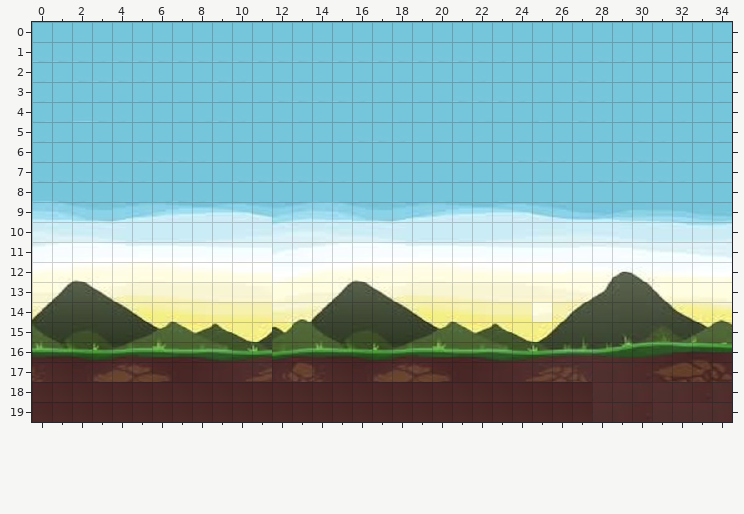
Two versions of a level (Tiled map, GunnyGame/Resources/mapGunny2.tmx). Above: the version before the commit.
Cells are 32x32 px. Shown: x 0..34, y 0..19.
The same view after the edit:
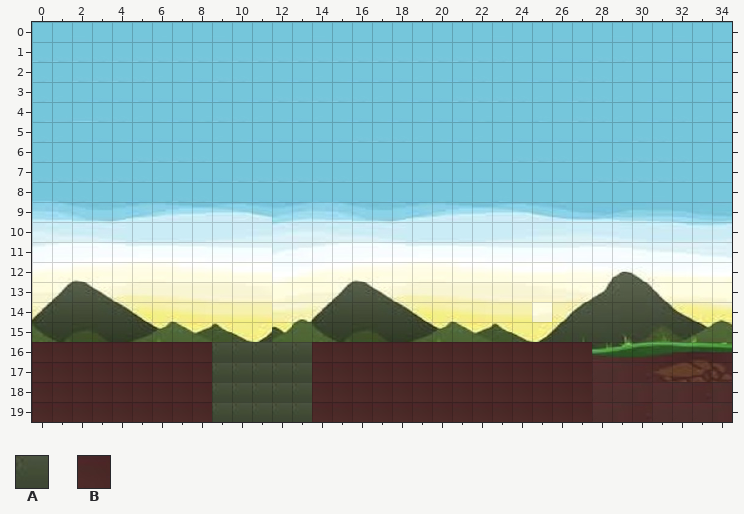
Key: from "background2": A 147, B 219.
_ is an empty cell, . an unchanged one.
Difference:
--- layer "mapWall"
@@ x 0..27 @@
-16 ____________________________
-17 _..____..______..____...____
-18 .........BBBBB..............
-19 .........BBBBB..............
+16 BBBBBBBBBAAAAABBBBBBBBBBBBBB
+17 B..BBBB..AAAAAB..BBBB...BBBB
+18 .........AAAAA..............
+19 .........AAAAA..............
Where, in picture pixels (left, top, right, bottom), the same in both pictures:
changed: (32, 342, 592, 422)
